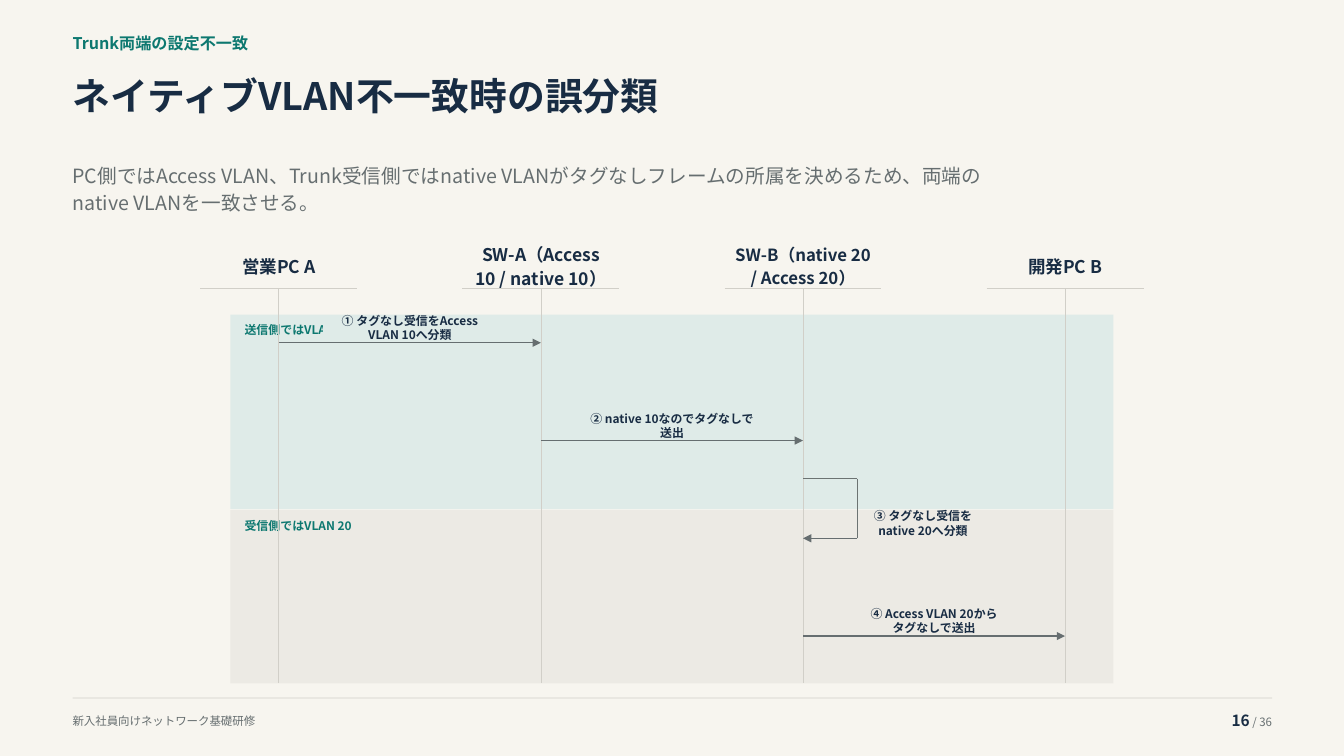
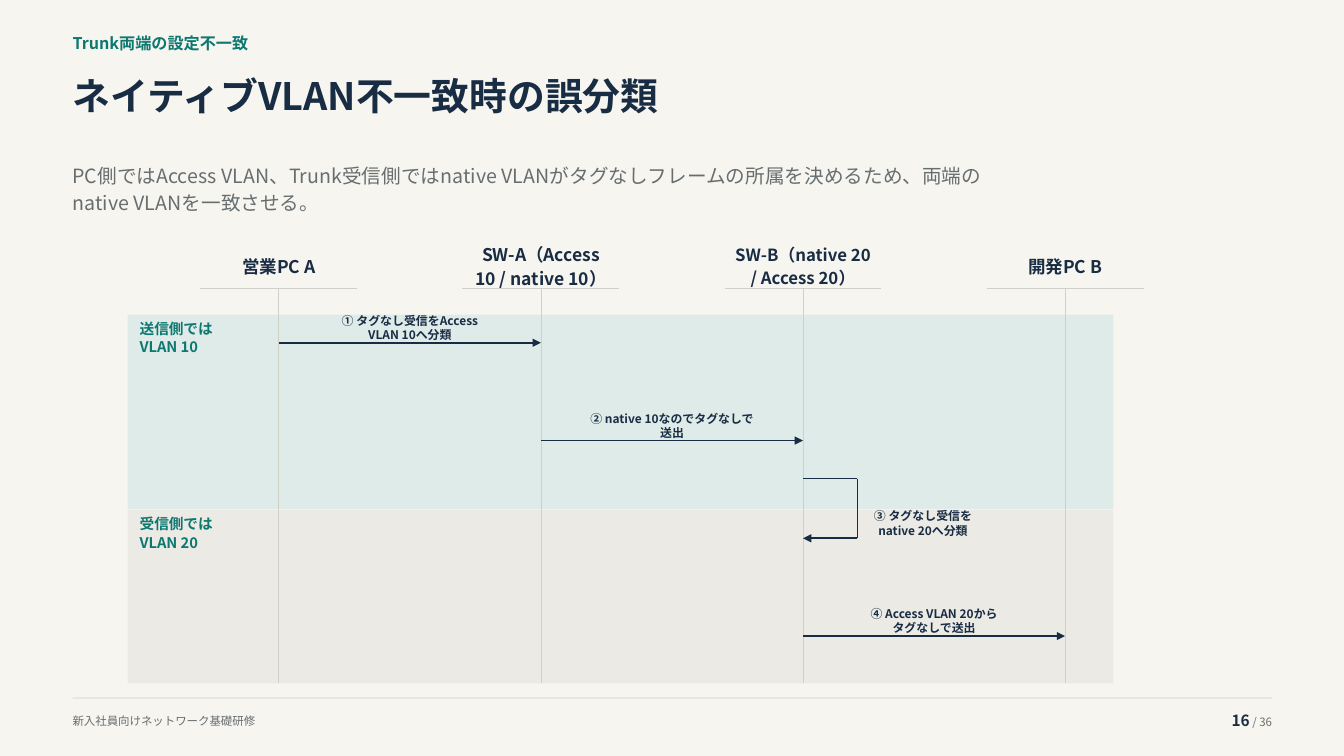
Before and after one commit to thinas1115/pptxdsl, a slide deck: slide 16 of examples/training/vlan/vlan_training.pptx. Drawn at 1344x756 pixels with LibreOffice and Linux fonts; fonts in the diff are those of the drawing. Boxes give left, top, right and bottom in pixels: in the first picture for what was removed or moved away, otherwise in the second. Text is boxed around its words. In the diff, an @@ line names an element or a change of style, - is before the commit and + after.

```diff
--- a/examples/training/vlan/vlan_training.pptx
+++ b/examples/training/vlan/vlan_training.pptx
@@ rectangle: place and size @@
-rectangle at [231,315,1114,509]
+rectangle at [128,315,1114,509]
@@ text at [140,321,213,352]: text changed; size 8.5 to 10.5 pt @@
-送信側ではVLAN 10
+送信側では
+VLAN 10
@@ text "送信側では": place and size @@
-text "送信側では" at [245,317,358,339]
+text "送信側では" at [140,321,213,352]
@@ text "送信側では" at [140,321,213,352]: vertical alignment middle to top @@
@@ arrow (279, 343) - (541, 343): stroke #666E70 1.05 pt to #182C43 1.25 pt @@
@@ arrow (541, 441) - (804, 441): stroke #666E70 1.05 pt to #182C43 1.25 pt @@
@@ line (804, 479) - (858, 479): stroke #6C7372 1.25 pt to #182C43 1.25 pt @@
@@ line (858, 479) - (858, 538): stroke #6C7372 1.25 pt to #182C43 1.25 pt @@
@@ rectangle: place and size @@
-rectangle at [231,510,1114,684]
+rectangle at [128,510,1114,684]
@@ text "受信側では" at [140,516,213,548]: vertical alignment middle to top @@
@@ text at [140,516,213,548]: text changed; size 8.5 to 10.5 pt @@
-受信側ではVLAN 20
+受信側では
+VLAN 20
@@ text "受信側では": place and size @@
-text "受信側では" at [245,512,358,534]
+text "受信側では" at [140,516,213,548]
@@ arrow (858, 538) - (804, 538): stroke #666E70 1.05 pt to #182C43 1.25 pt @@
@@ arrow (804, 636) - (1066, 636): stroke #666E70 1.05 pt to #182C43 1.25 pt @@
```
Also in this commit, not shown: 2 other slides changed, 7 other files.
